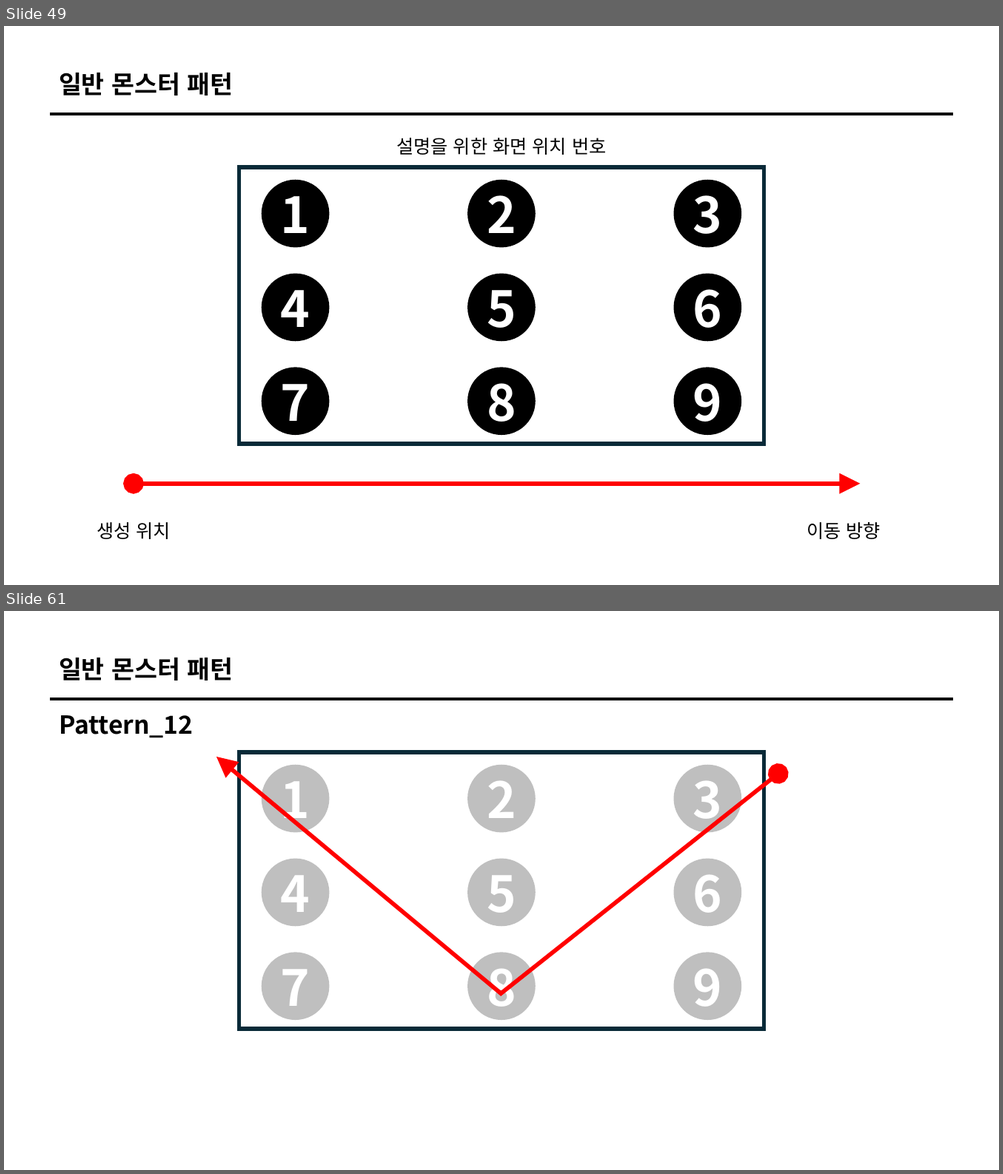
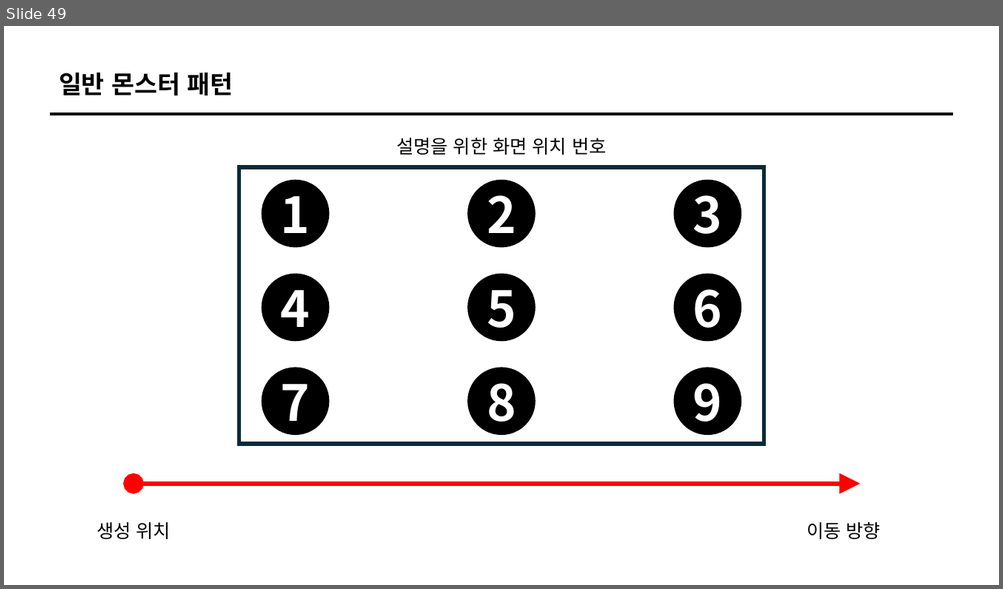
Before and after one commit to ikarijaeyoung/Project_SkyPower, a slide deck: Project_Design/백승헌/전투기획.pptx. Shown one above the other, each under a label of ours: slides 49 and 61 before the commit, slide 49 after it; the slides between them are not shown. The pictures are 1003x1174 and 1003x589 pixels, drawn with LibreOffice and Linux fonts; fonts in the diff are those of the drawing. Boxes give left, top, right and bottom in pixels: in the first picture for what was removed or moved away, otherwise in the second. Text is boxed around its words. In the diff, an @@ line names an element or a change of style, - is before the commit and + after.

```diff
--- a/Project_Design/백승헌/전투기획.pptx
+++ b/Project_Design/백승헌/전투기획.pptx
@@ slide 61 removed at [4, 611, 999, 1170], background #FFFFFF @@
@@ text removed at [59, 657, 233, 681] @@
-일반 몬스터 패턴
@@ line removed from (51, 699) to (953, 699) @@
@@ text removed at [59, 715, 193, 738] @@
-Pattern_12
@@ freeform shape removed at [216, 758, 779, 994] @@
@@ rectangle removed at [239, 753, 763, 1030] @@
@@ ellipse removed at [262, 766, 329, 832] @@
-1
@@ ellipse removed at [468, 766, 535, 832] @@
-2
@@ ellipse removed at [674, 766, 740, 832] @@
-3
@@ ellipse removed at [262, 860, 329, 925] @@
-4
@@ ellipse removed at [468, 860, 535, 925] @@
-5
@@ ellipse removed at [674, 860, 740, 925] @@
-6
@@ ellipse removed at [262, 954, 329, 1020] @@
-7
@@ ellipse removed at [468, 954, 535, 1020] @@
-8
@@ ellipse removed at [674, 954, 740, 1020] @@
-9
```
Also in this commit, not shown: 10 slides changed, 5 other slides removed.
